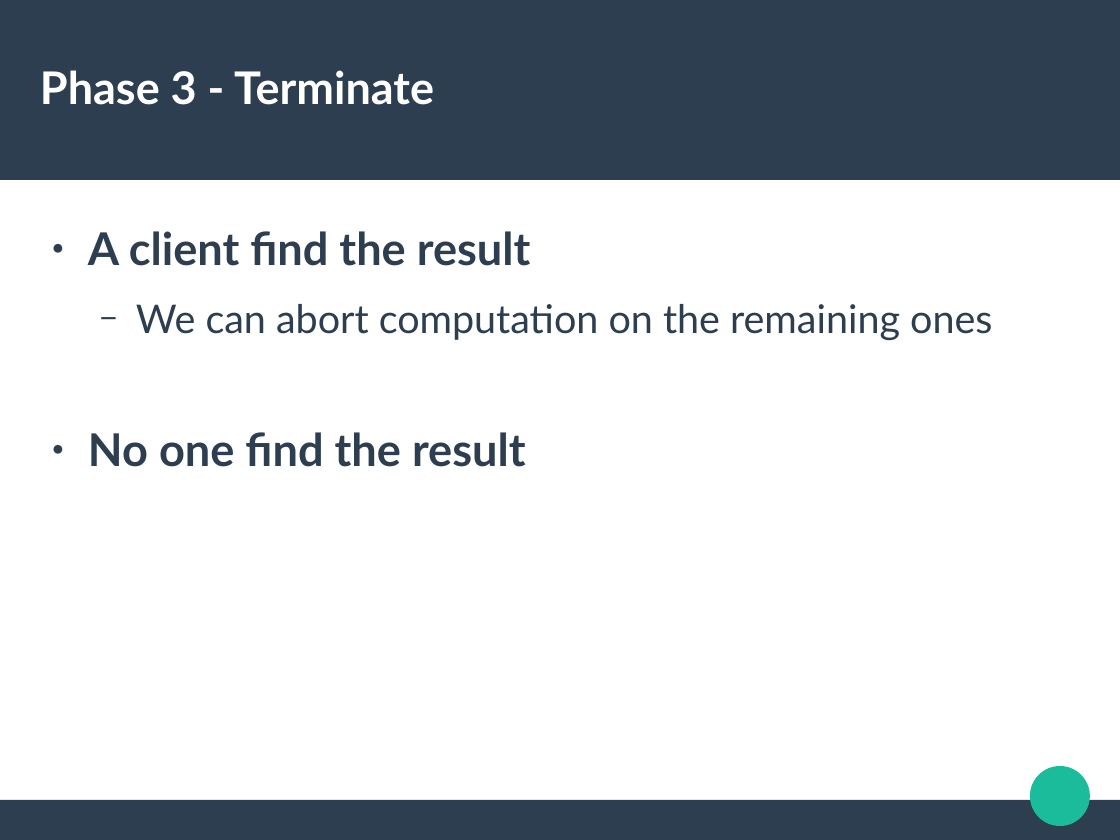
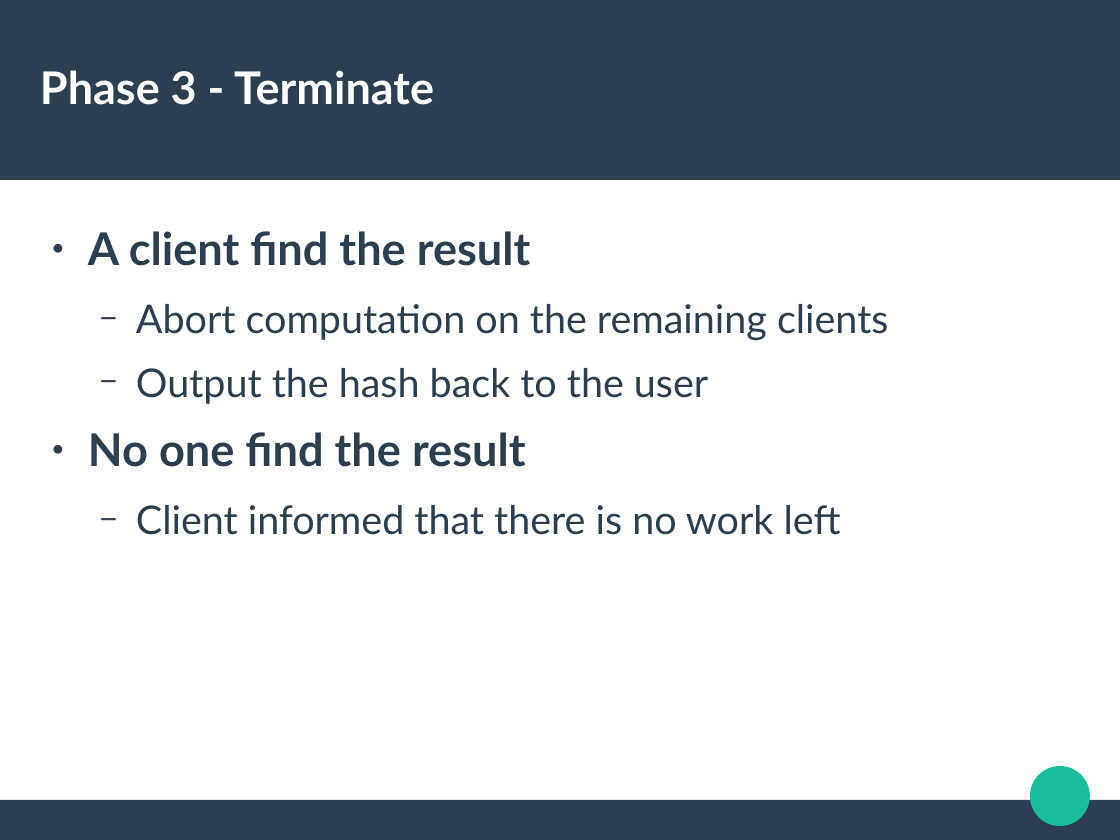
Before and after one commit to trandinhkhoa/distributed-system-project, a slide deck: slide 10 of presentation/defense.odp (slide 8 before the commit). Drawn at 1120x840 pixels with LibreOffice and Linux fonts; fonts in the diff are those of the drawing. Boxes give left, top, right and bottom in pixels: in the first picture for what was removed or moved away, otherwise in the second. Text is boxed around its words. In the diff, an @@ line names an element or a change of style, - is before the commit and + after.

Commit message:
Add pictures and some info for phases

```diff
--- a/presentation/defense.odp
+++ b/presentation/defense.odp
@@ text at <box>136,304,888,404</box>: text changed @@
-  − We can abort computation on the remaining ones
+  − Abort computation on the remaining clients
+  − Output the hash back to the user
@@ text at <box>136,505,841,535</box>: paragraph added @@
+  − Client informed that there is no work left
```
Also in this commit, not shown: 2 other slides changed, 4 slides added, 1 slide removed.
